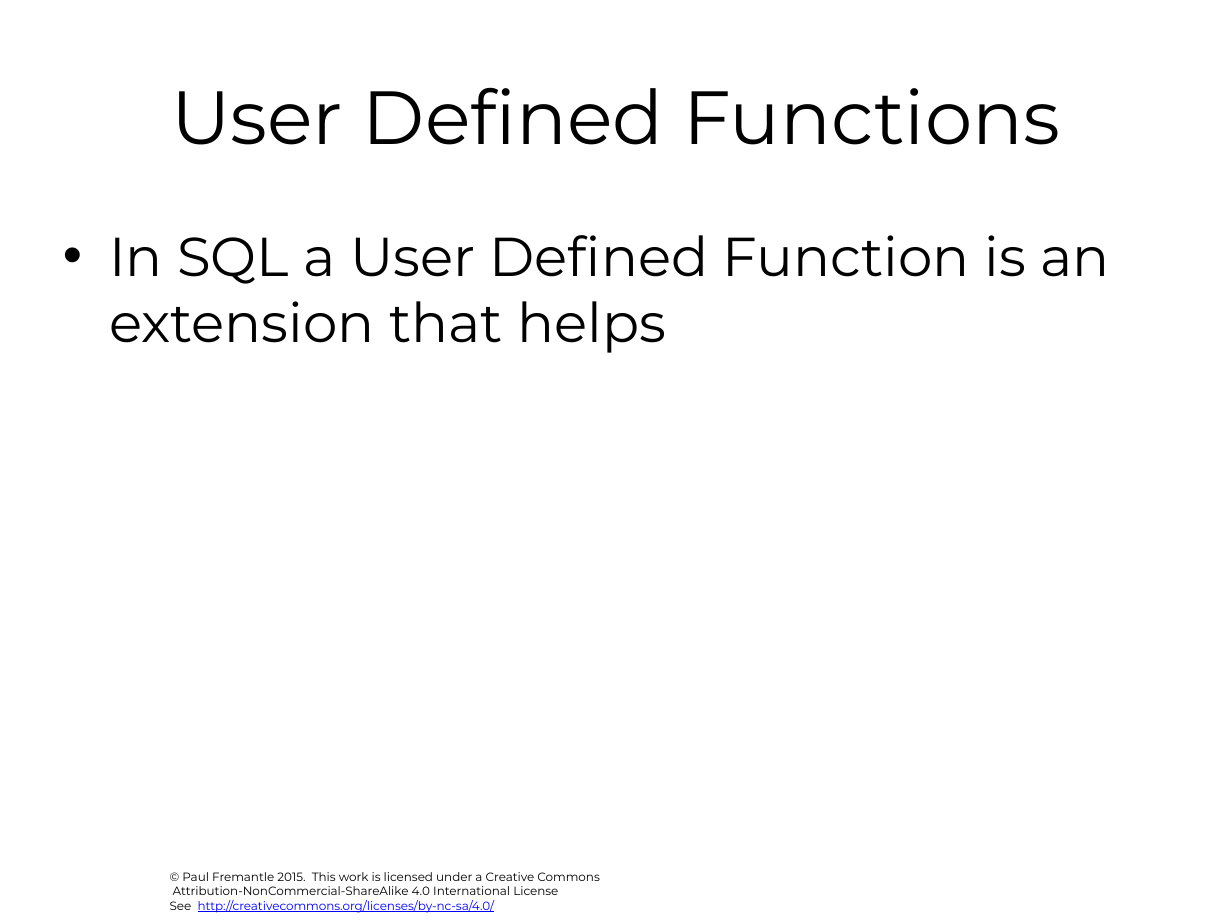
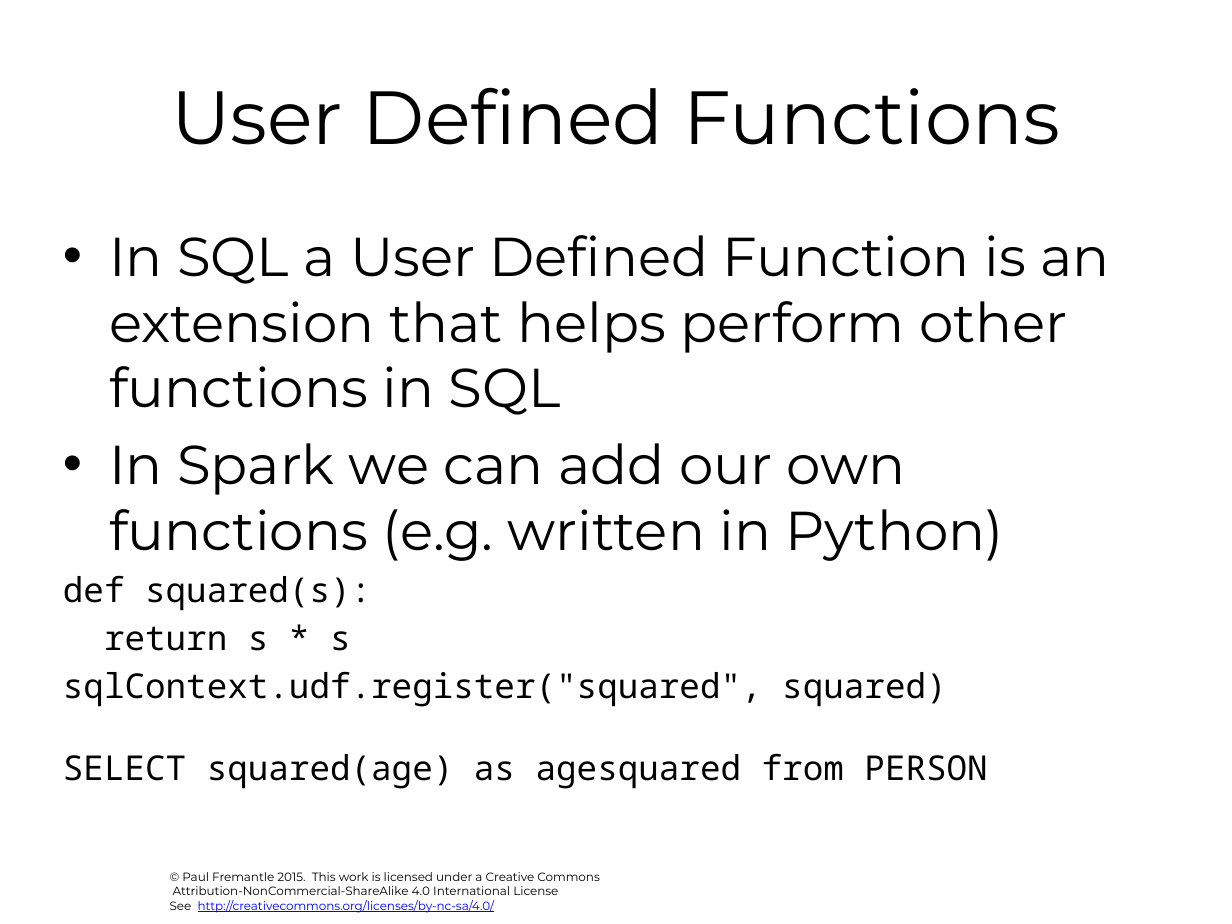
Before and after one commit to pzfreo/big, a slide deck: slide 26 of pres-source/04-sql.pptx. Drawn at 1232x924 pixels with LibreOffice and Linux fonts; fonts in the diff are those of the drawing; background and template pictures are left out. Boxes give left, top, right and bottom in pixels: in the first picture for what was removed or moved away, otherwise in the second. Text is boxed around its words. In the diff, an @@ line names an element or a change of style, - is before the commit and + after.

```diff
--- a/pres-source/04-sql.pptx
+++ b/pres-source/04-sql.pptx
@@ text at box(63, 235, 1109, 789): text changed @@
-• In SQL a User Defined Function is an extension that helps
+• In SQL a User Defined Function is an extension that helps perform other functions in SQL
+• In Spark we can add our own functions (e.g. written in Python)
+def squared(s):
+return s * s
+sqlContext.udf.register("squared", squared)
+SELECT squared(age) as agesquared from PERSON
```
Also in this commit, not shown: 37 other files.
